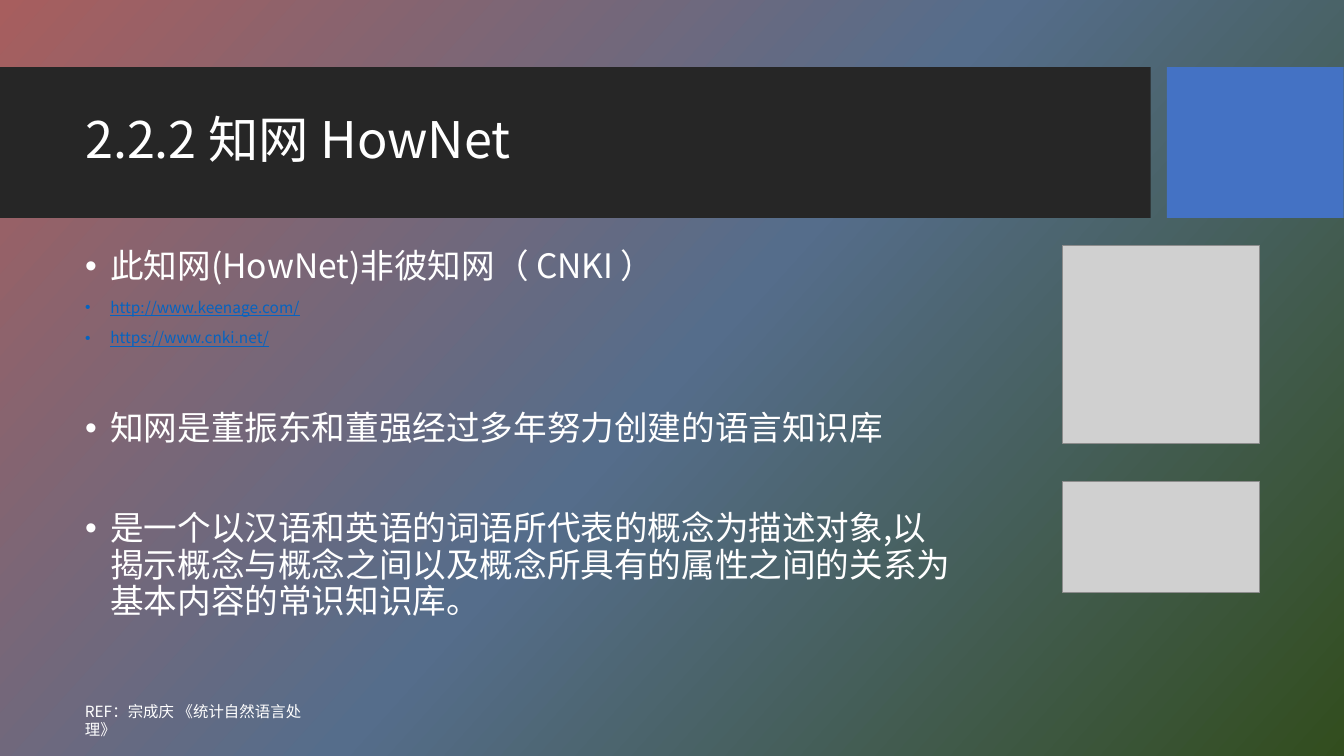
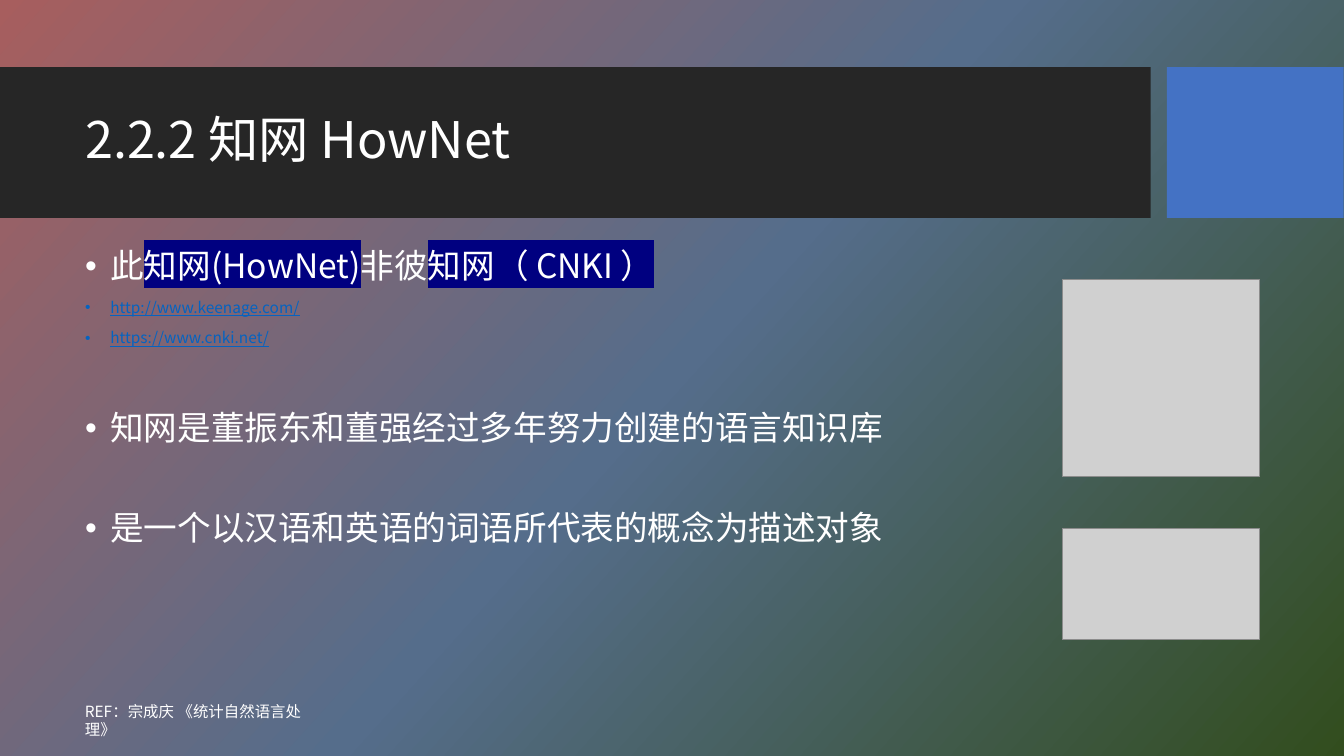
Before and after one commit to HBU/NLP_PPT, a slide deck: slide 19 of PPT-2020/ch02 语料库与词汇知识库.pptx. Drawn at 1344x756 pixels with LibreOffice and Linux fonts; fonts in the diff are those of the drawing; grey boxes stand for pictures; background and template pictures are left out. Boxes give left, top, right and bottom in pixels: in the first picture for what was removed or moved away, otherwise in the second. Text is boxed around its words. In the diff, an @@ line names an element or a change of style, - is before the commit and + after.

```diff
--- a/PPT-2020/ch02 语料库与词汇知识库.pptx
+++ b/PPT-2020/ch02 语料库与词汇知识库.pptx
@@ text at bbox=[110, 244, 613, 288]: highlight none to #000080 in "此知网(HowNet)非彼知网（ CNKI ）" @@
@@ picture: place and size @@
-picture at bbox=[1063, 246, 1260, 444]
+picture at bbox=[1063, 279, 1260, 477]
@@ text at bbox=[110, 511, 883, 543]: text changed @@
-• 是一个以汉语和英语的词语所代表的概念为描述对象,以揭示概念与概念之间以及概念所具有的属性之间的关系为基本内容的常识知识库。
+• 是一个以汉语和英语的词语所代表的概念为描述对象
@@ picture: place and size @@
-picture at bbox=[1063, 482, 1260, 593]
+picture at bbox=[1063, 528, 1260, 639]
```
Also in this commit, not shown: 9 other slides changed, 2 slides added, 1 slide removed.
